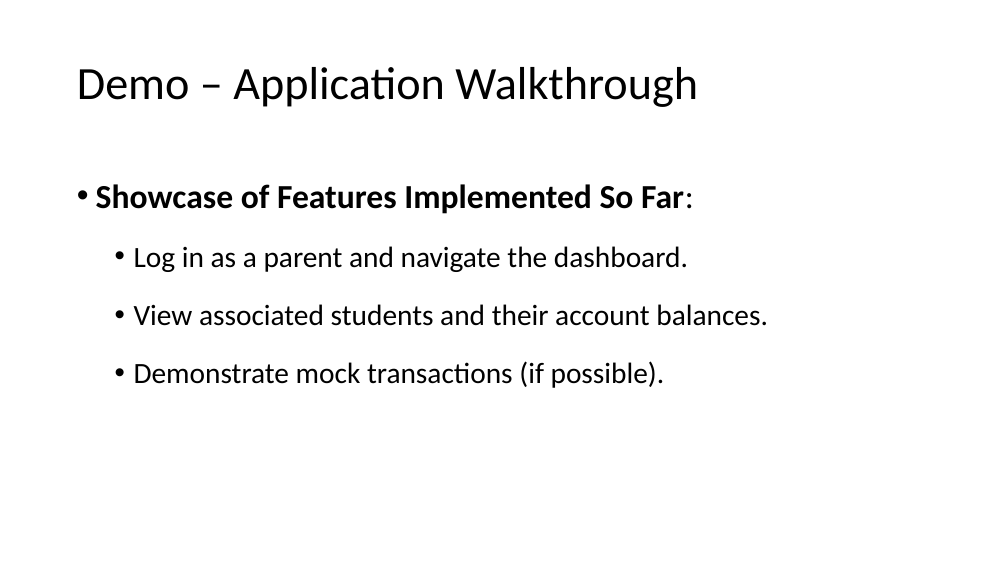
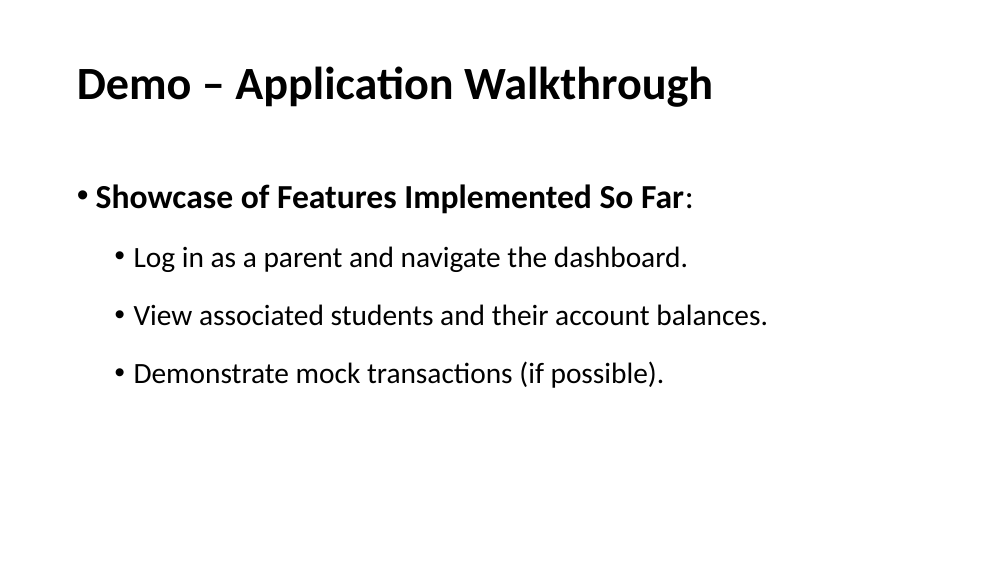
Before and after one commit to nkengamstrong/school_lunch_payment, a slide deck: slide 6 of Files/Student Lunch Payment.pptx. Drawn at 1008x567 pixels with LibreOffice and Linux fonts; fonts in the diff are those of the drawing. Boxes give left, top, right and bottom in pixels: in the first picture for what was removed or moved away, otherwise in the second. Text is boxed around its words. In the diff, an @@ line names an element or a change of style, - is before the commit and + after.

```diff
--- a/Files/Student Lunch Payment.pptx
+++ b/Files/Student Lunch Payment.pptx
@@ title "Demo – Application Walkthrough" at [77,66,713,107]: bold on @@
```
Also in this commit, not shown: 3 other slides changed, 1 other file.
